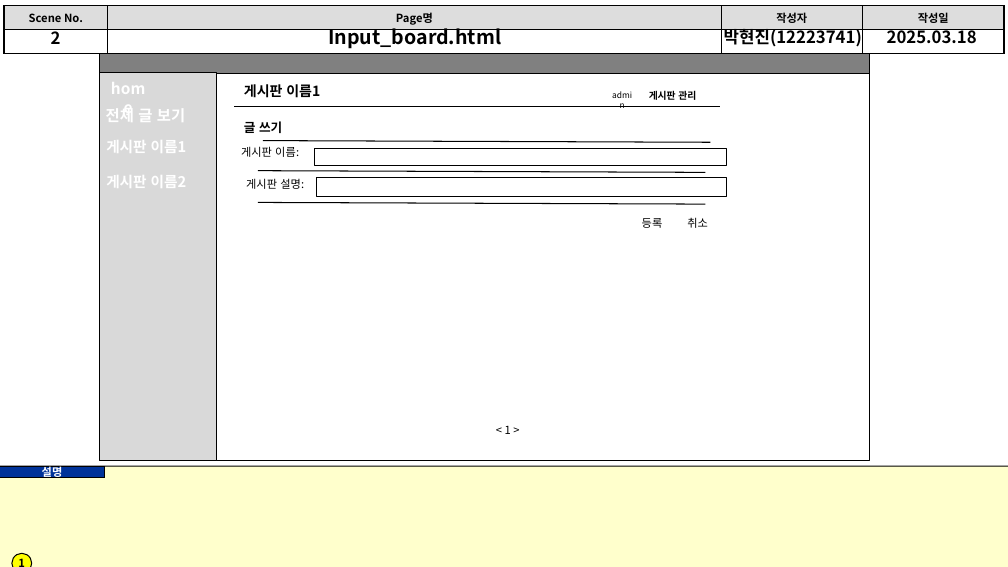
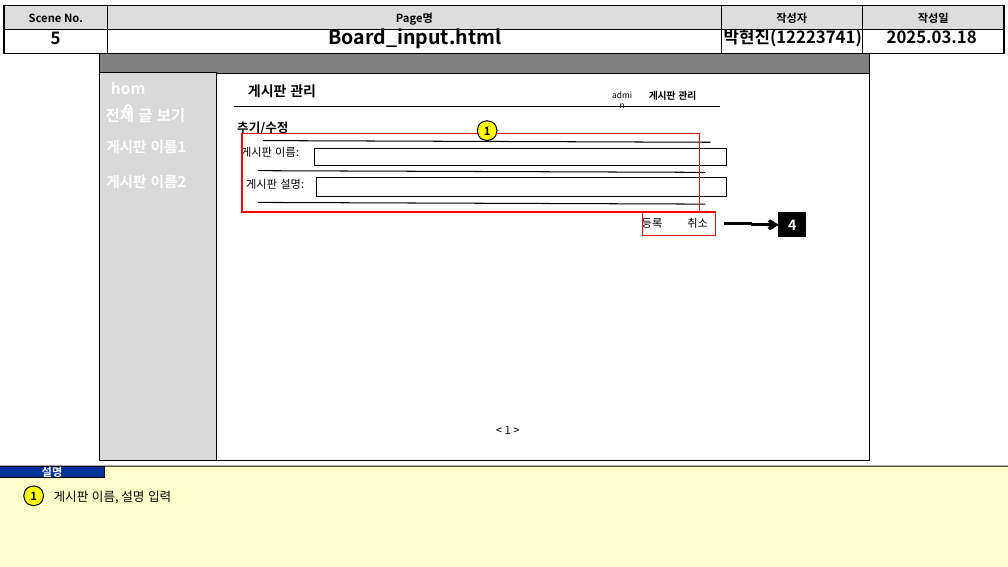
Before and after one commit to hyeon-jin-park/study, a slide deck: slide 6 of work/internet_programing/Test_final/public/인터넷 프로그래밍 스토리보드 과제.pptx. Drawn at 1008x567 pixels with LibreOffice and Linux fonts; fonts in the diff are those of the drawing. Boxes give left, top, right and bottom in pixels: in the first picture for what was removed or moved away, otherwise in the second. Text is boxed around its words. In the diff, an @@ line names an element or a change of style, - is before the commit and + after.

```diff
--- a/work/internet_programing/Test_final/public/인터넷 프로그래밍 스토리보드 과제.pptx
+++ b/work/internet_programing/Test_final/public/인터넷 프로그래밍 스토리보드 과제.pptx
@@ text at bbox=[51, 29, 61, 44]: text changed @@
-2
+5
@@ text at bbox=[328, 24, 501, 48]: text changed @@
-Input_board.html
+Board_input.html
@@ text at bbox=[248, 84, 316, 98]: text changed @@
-게시판 이름1
+게시판 관리
@@ text at bbox=[237, 121, 288, 136]: text changed @@
-글 쓰기
+추기/수정
@@ rectangle added at bbox=[242, 134, 700, 213], outline #FF0000 1 pt @@
@@ ellipse added at bbox=[477, 121, 497, 141], fill #FFFF00, outline #000000 0.75 pt, 8 pt, text #000000, bold @@
+1
@@ rectangle added at bbox=[642, 212, 716, 235], outline #FF0000 1 pt @@
@@ elbow arrow added from (724, 224) to (779, 225), #000000 2.25 pt @@
@@ rectangle added at bbox=[779, 213, 806, 237], fill #000000, outline #000000 0.75 pt, 10 pt, text #FFFFFF, bold @@
+4
@@ ellipse "1": place and size @@
-ellipse "1" at bbox=[12, 553, 32, 567]
+ellipse "1" at bbox=[24, 486, 44, 506]
@@ text added at bbox=[54, 490, 171, 503], 9 pt, text #000000 @@
+게시판 이름, 설명 입력
```
Also in this commit, not shown: 4 other slides changed, 1 slide added.
